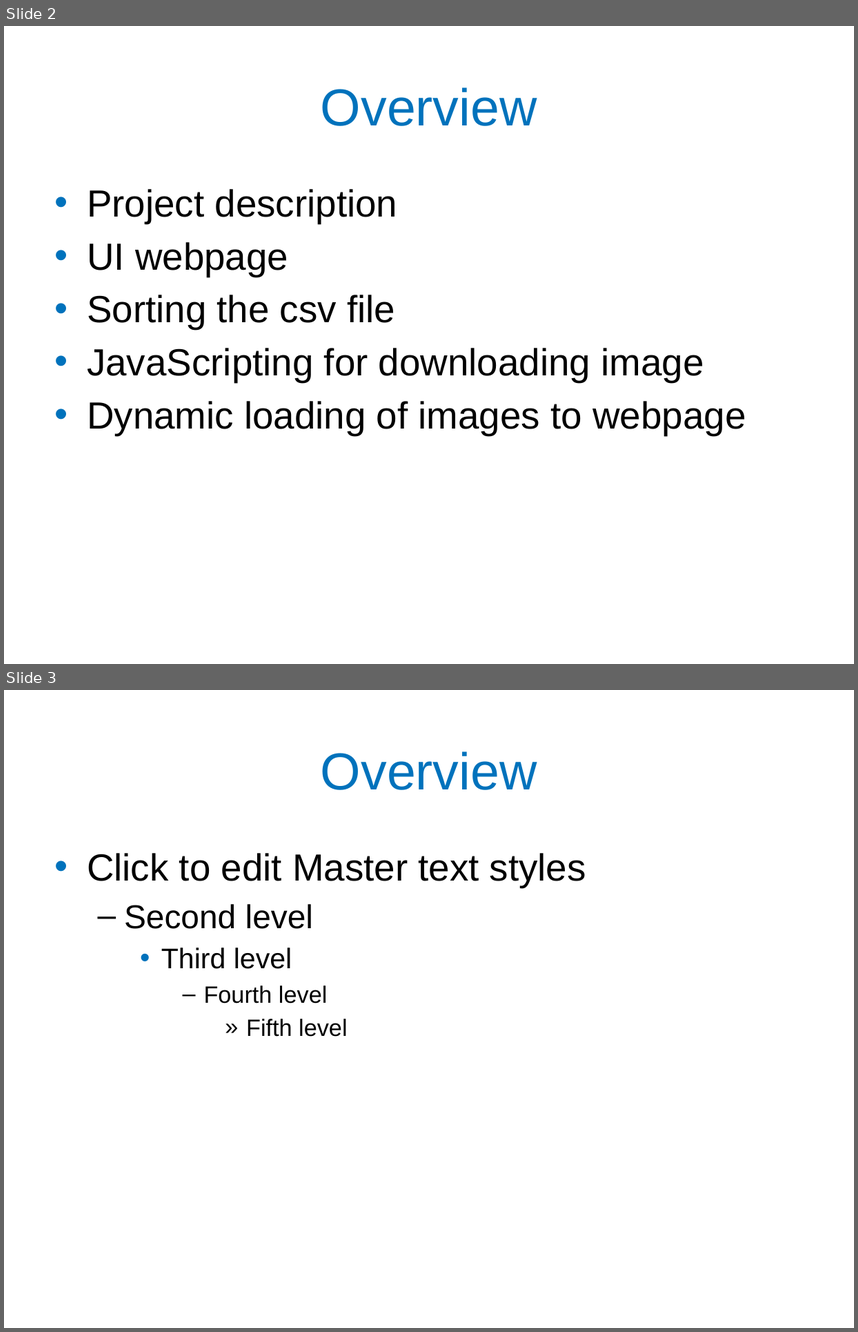
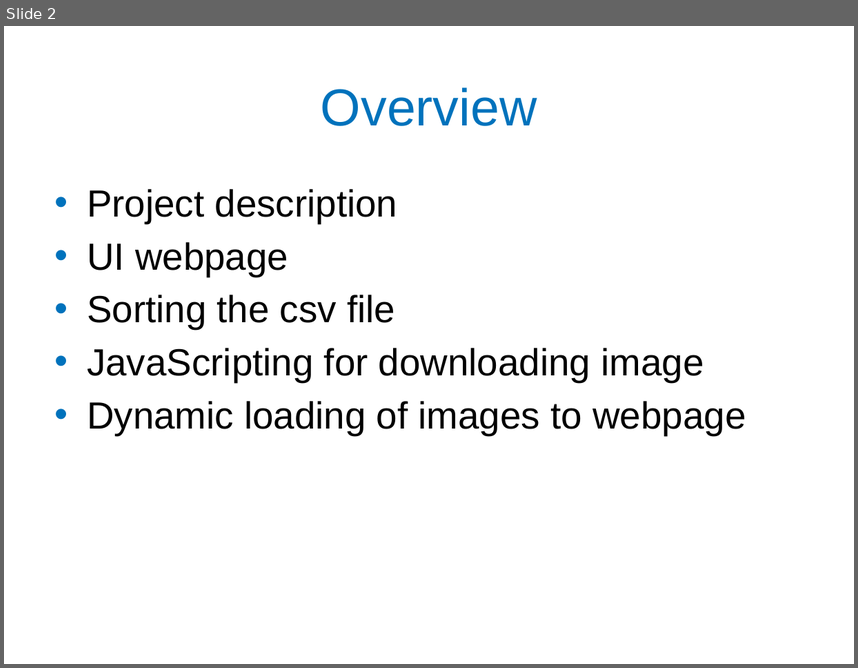
Before and after one commit to jarrm5/RedditTopics, a slide deck: UMKC Hackathon Kool Aid.pptx. Shown one above the other, each under a label of ours: slides 2 and 3 before the commit, slide 2 after it. The pictures are 858x1332 and 858x668 pixels, drawn with LibreOffice and Linux fonts; fonts in the diff are those of the drawing; background and template pictures are left out. Boxes give left, top, right and bottom in pixels: in the first picture for what was removed or moved away, otherwise in the second. Text is boxed around its words. In the diff, an @@ line names an element or a change of style, - is before the commit and + after.

```diff
--- a/UMKC Hackathon Kool Aid.pptx
+++ b/UMKC Hackathon Kool Aid.pptx
@@ slide 3 removed at [4,690,854,1328], background picture (left out) @@
@@ title removed at [321,751,537,790] @@
-Overview
@@ text removed at [87,853,586,1036] @@
-• Click to edit Master text styles
-  – Second level
-    • Third level
-      – Fourth level
-        » Fifth level
```
Also in this commit, not shown: 1 slide changed, 2 slides added, 2 other files.
